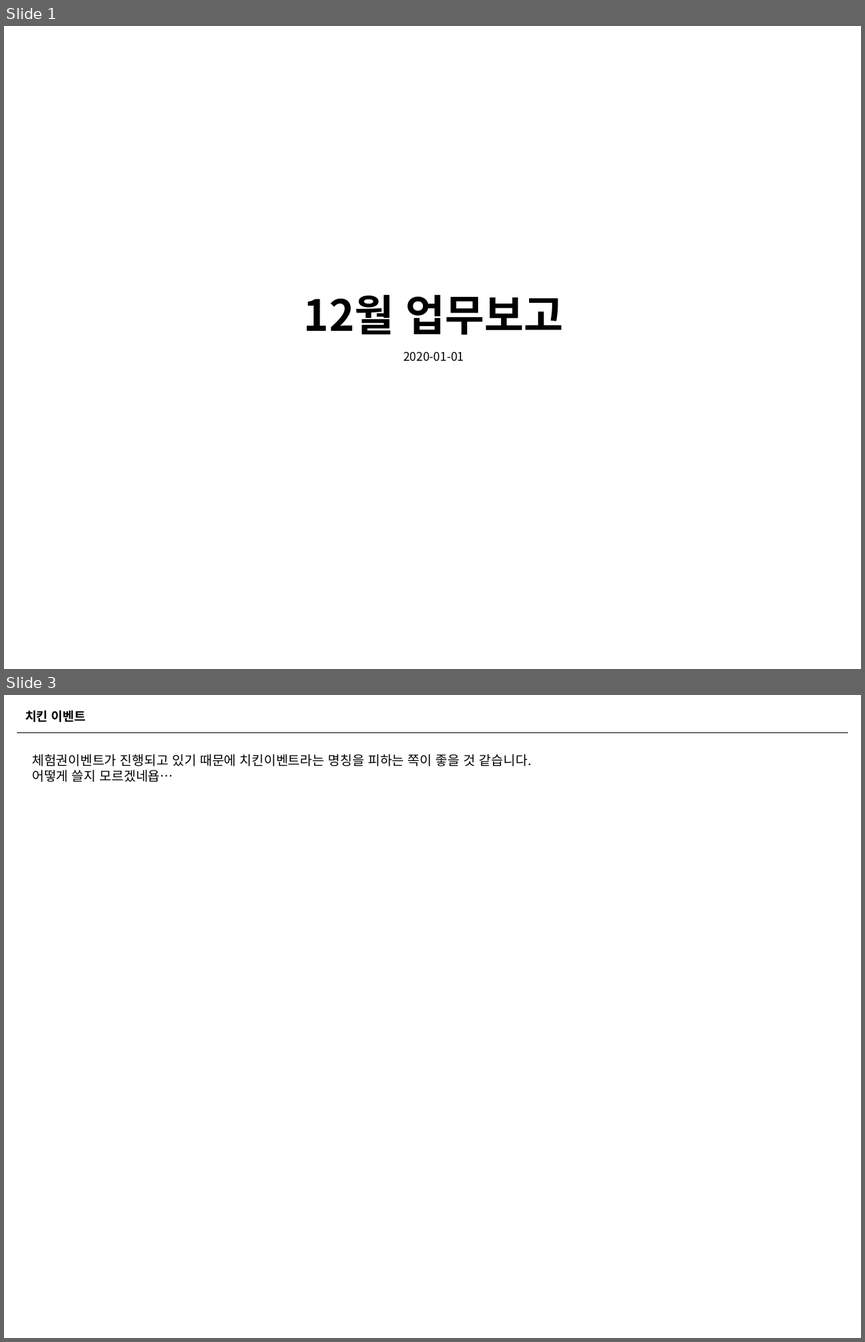
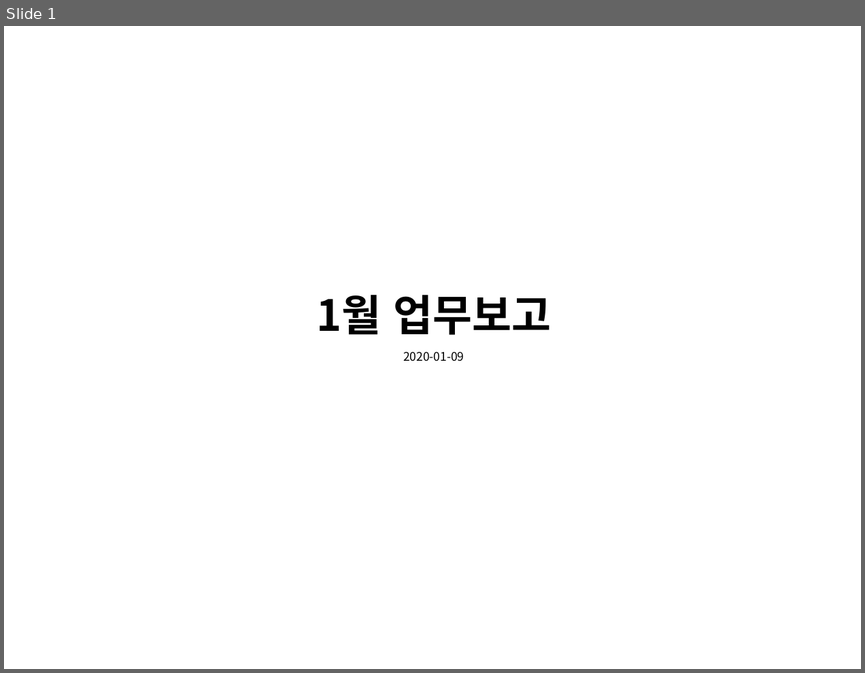
Before and after one commit to naxvinci/marketing, a slide deck: 업무보고0108.pptx. Shown one above the other, each under a label of ours: slides 1 and 3 before the commit, slide 1 after it; the slides between them are not shown. The pictures are 865x1342 and 865x673 pixels, drawn with LibreOffice and Linux fonts; fonts in the diff are those of the drawing. Boxes give left, top, right and bottom in pixels: in the first picture for what was removed or moved away, otherwise in the second. Text is boxed around its words. In the diff, an @@ line names an element or a change of style, - is before the commit and + after.

```diff
--- a/업무보고0108.pptx
+++ b/업무보고0108.pptx
@@ slide 3 removed at (x1=4, y1=695, x2=861, y2=1338), background #FFFFFF @@
@@ text removed at (x1=25, y1=710, x2=86, y2=722) @@
-치킨 이벤트
@@ line removed from (17, 732) to (848, 732) @@
@@ text removed at (x1=32, y1=754, x2=532, y2=782) @@
-체험권이벤트가 진행되고 있기 때문에 치킨이벤트라는 명칭을 피하는 쪽이 좋을 것 같습니다.
-어떻게 쓸지 모르겠네욥…
@@ slide 1 changed as well @@
@@ text at (x1=317, y1=295, x2=551, y2=335): text changed @@
-12월 업무보고
+1월 업무보고
@@ text at (x1=403, y1=352, x2=464, y2=361): text changed @@
-2020-01-01
+2020-01-09
```
Also in this commit, not shown: 5 other slides changed, 6 slides added, 7 other slides removed, 2 other files.
